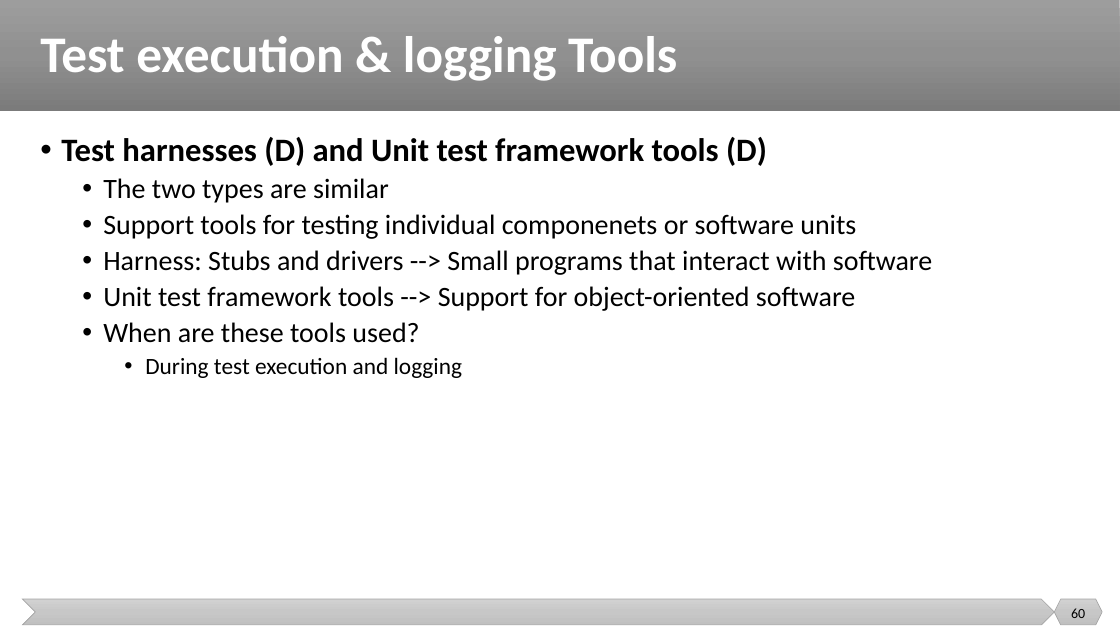
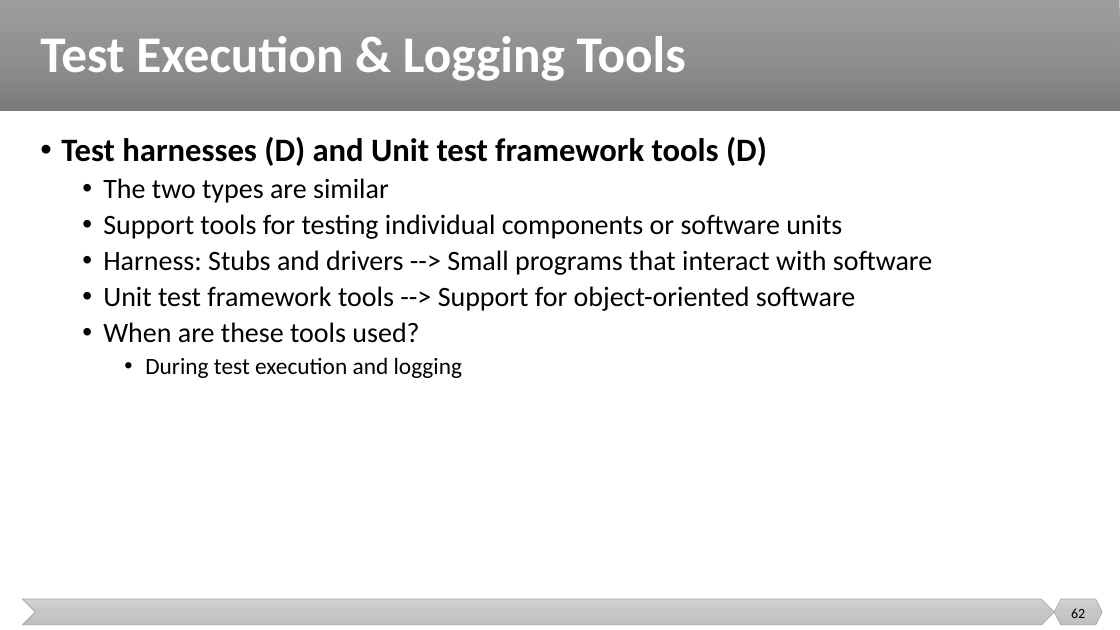
Before and after one commit to malenezi/malenezi, a slide deck: slide 62 of SE401/Lectures/9-Testing Metrics and Tools/Testing Metrics and Tools.pptx (slide 60 before the commit). Drawn at 1120x630 pixels with LibreOffice and Linux fonts; fonts in the diff are those of the drawing. Boxes give left, top, right and bottom in pixels: in the first picture for what was removed or moved away, otherwise in the second. Text is boxed around its words. In the diff, an @@ line names an element or a change of style, - is before the commit and + after.

```diff
--- a/SE401/Lectures/9-Testing Metrics and Tools/Testing Metrics and Tools.pptx
+++ b/SE401/Lectures/9-Testing Metrics and Tools/Testing Metrics and Tools.pptx
@@ title at (40,36,686,81): text changed @@
-Test execution & logging Tools
+Test Execution & Logging Tools
@@ text at (103,214,842,239): text changed @@
-  • Support tools for testing individual componenets or software units
+  • Support tools for testing individual components or software units
@@ page number at (1071,608,1085,618): text changed @@
-60
+62
```
Also in this commit, not shown: 37 other slides changed, 6 slides added, 3 slides removed.
